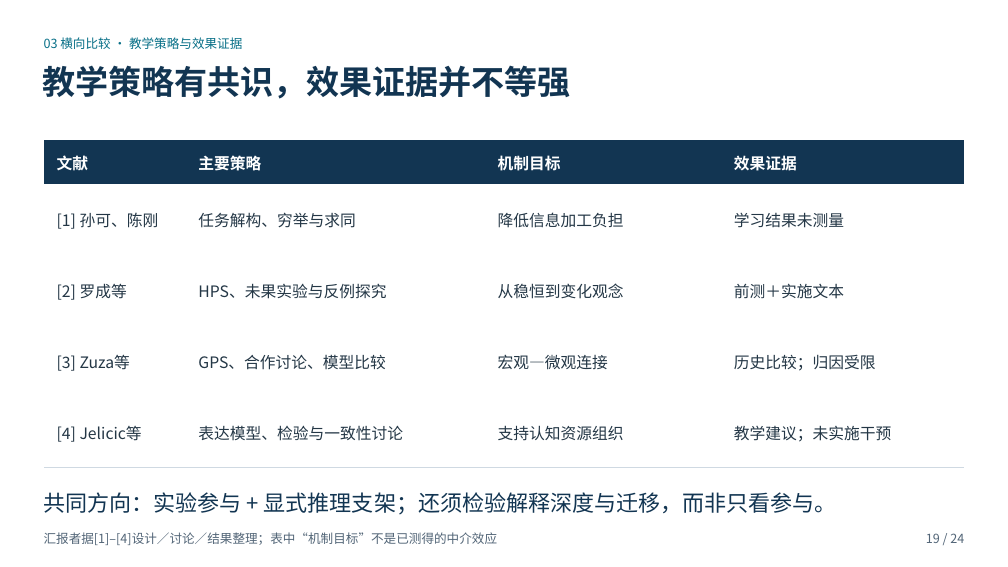
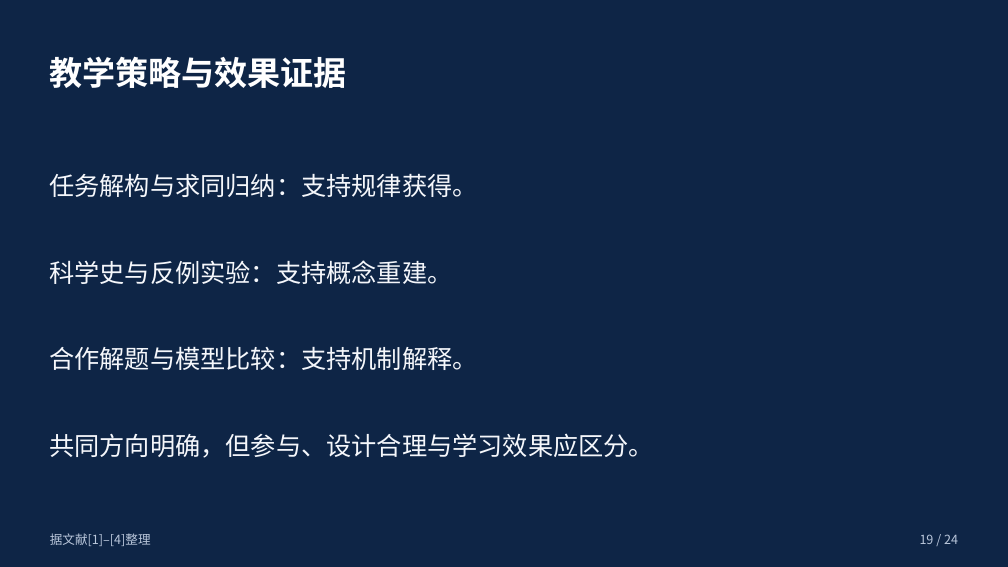
Before and after one commit to c1742/ppt-master, a slide deck: slide 19 of outputs/基础物理专题研究_四篇文献精读汇报.pptx. Drawn at 1008x567 pixels with LibreOffice and Linux fonts; fonts in the diff are those of the drawing. Boxes give left, top, right and bottom in pixels: in the first picture for what was removed or moved away, otherwise in the second. Text is boxed around its words. In the diff, an @@ line names an element or a change of style, - is before the commit and + after.

```diff
--- a/outputs/基础物理专题研究_四篇文献精读汇报.pptx
+++ b/outputs/基础物理专题研究_四篇文献精读汇报.pptx
@@ background #FFFFFF to #0E2546 @@
@@ text at (49,56,346,88): text changed; size 12 to 31.5 pt; text colour #076F87 to #FFFFFF; bold on @@
-03 横向比较 · 教学策略与效果证据
+教学策略与效果证据
@@ text removed at (43,65,571,99) @@
-教学策略有共识，效果证据并不等强
@@ table removed at (44,140,964,467), 5 rows, 4 columns @@
-文献 | 主要策略 | 机制目标 | 效果证据
-[1] 孙可、陈刚 | 任务解构、穷举与求同 | 降低信息加工负担 | 学习结果未测量
-[2] 罗成等 | HPS、未果实验与反例探究 | 从稳恒到变化观念 | 前测＋实施文本
-[3] Zuza等 | GPS、合作讨论、模型比较 | 宏观—微观连接 | 历史比较；归因受限
-[4] Jelicic等 | 表达模型、检验与一致性讨论 | 支持认知资源组织 | 教学建议；未实施干预
@@ text added at (49,174,477,197), 24 pt, text #F5F7FB @@
+任务解构与求同归纳：支持规律获得。
@@ text added at (49,260,452,284), 24 pt, text #F5F7FB @@
+科学史与反例实验：支持概念重建。
@@ text at (49,347,477,370): text changed; size 21 to 24 pt; text colour #123552 to #F5F7FB @@
-共同方向：实验参与 + 显式推理支架；还须检验解释深度与迁移，而非只看参与。
+合作解题与模型比较：支持机制解释。
@@ text added at (49,433,654,458), 24 pt, text #F5F7FB @@
+共同方向明确，但参与、设计合理与学习效果应区分。
@@ text removed at (44,532,498,545) @@
-汇报者据[1]–[4]设计／讨论／结果整理；表中“机制目标”不是已测得的中介效应
@@ text added at (50,533,151,546), 12 pt, text #BAC7DB @@
+据文献[1]–[4]整理
@@ text "19 / 24" at (920,534,958,544): text colour #526577 to #BAC7DB @@
```
Also in this commit, not shown: 18 other slides changed, 5 slides added, 5 slides removed, 2 other files.
